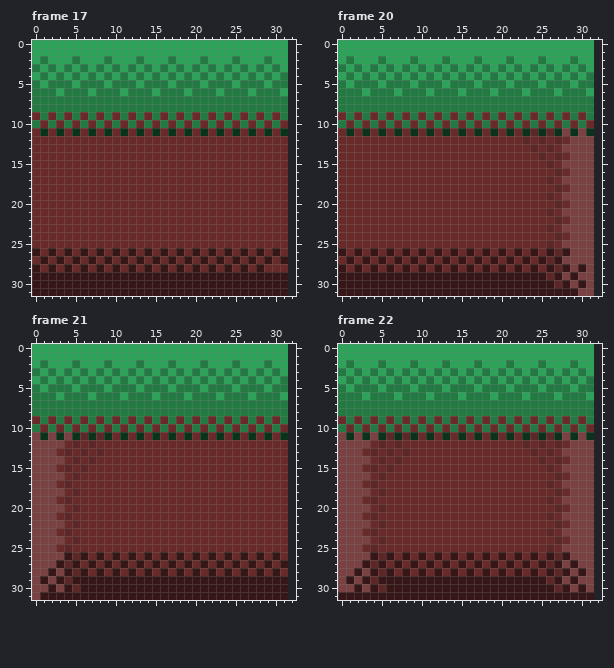
File history of a pixel-art file, Document/Map/Map2M.aseprite. Above is the file before it was changed.
32x32 pixels, 22 frames. Colours within 5 levels of each other are drawn and written as one. Shown: frame 17, frame 20, frame 21, frame 22. The old version is drawn lined up with the new one, on the new canvas. The commit also changed other frames, which this record leaves out.
The same view after the edit:
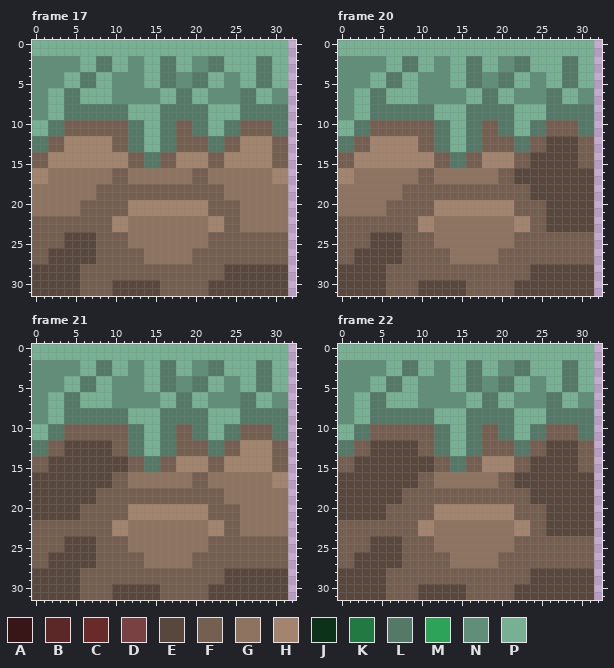
Palette (. is transparent): A #361616  B #5c2727  C #692a2a  D #794141  E #58473c  F #755f50  G #8e7361  H #a3846f  J #0c321a  K #227942  L #557967  M #2ca358  N #618e78  P #78b094
Diff:
canvas 32x32 -> 33x32
Changed rows in their new state; - is an unchanged pixel.
Frame 17:
first column x 0:
 0 PPPPPPPPPPPPPPPPPPPPPPPPPPPPPPPP
 1 PPPPPPPPPPPPPPPPPPPPPPPPPPPPPPPP
 2 NNNNNNPPLLPPNNPPLLPPNNLLPPPPLLPP
 3 NNNNNNPPLLPPNNPPLLPPNNLLPPPPLLPP
 4 NNNNPPLLPPNNNNPPLLNNLLPPNNPPLLPP
 5 NNNNPPLLPPNNNNPPLLNNLLPPNNPPLLPP
 6 NNPPLLPPPPNNNNNNPPLLPPNNNNLLPPNN
 7 NNPPLLPPPPNNNNNNPPLLPPNNNNLLPPNN
 8 NNPPLLLLLLLLPPPPLLLLLLPPPPLLLLLL
 9 NNPPLLLLLLLLPPPPLLLLLLPPPPLLLLLL
10 PPLLFFFFFFFFLLPPLLFFLLPPLLFFFFLL
11 PPLLFFFFFFFFLLPPLLFFLLPPLLFFFFLL
12 LLFFHHHHHHFFLLPPLLFFFFLLFFHHHHFF
13 LLFFHHHHHHFFLLPPLLFFFFLLFFHHHHFF
14 FFHHHHHHHHHHFFLLFFHHHHFFHHHHHHFF
15 FFHHHHHHHHHHFFLLFFHHHHFFHHHHHHFF
16 HHGGGGGGGGFFGGGGGGGGFFGGGGGGGGHH
17 HHGGGGGGGGFFGGGGGGGGFFGGGGGGGGHH
18 GGGGGGGGFFFFFFFFFFFFFFFFGGGGGGGG
19 GGGGGGGGFFFFFFFFFFFFFFFFGGGGGGGG
20 GGGGGGFFFFFFHHHHHHHHHHFFFFGGGGGG
21 GGGGGGFFFFFFHHHHHHHHHHFFFFGGGGGG
22 FFFFFFFFFFHHGGGGGGGGGGHHFFGGGGGG
23 FFFFFFFFFFHHGGGGGGGGGGHHFFGGGGGG
24 FFFFEEEEFFFFGGGGGGGGGGFFFFFFFFFF
25 FFFFEEEEFFFFGGGGGGGGGGFFFFFFFFFF
26 FFEEEEEEFFFFFFGGGGGGFFFFFFFFFFFF
27 FFEEEEEEFFFFFFGGGGGGFFFFFFFFFFFF
28 EEEEEEFFFFFFFFFFFFFFFFFFEEEEEEEE
29 EEEEEEFFFFFFFFFFFFFFFFFFEEEEEEEE
30 EEEEEEFFFFEEEEEEFFFFFFEEEEEEEEEE
31 EEEEEEFFFFEEEEEEFFFFFFEEEEEEEEEE
Frame 20:
first column x 0:
 0 PPPPPPPPPPPPPPPPPPPPPPPPPPPPPPPP
 1 PPPPPPPPPPPPPPPPPPPPPPPPPPPPPPPP
 2 NNNNNNPPLLPPNNPPLLPPNNLLPPPPLLPP
 3 NNNNNNPPLLPPNNPPLLPPNNLLPPPPLLPP
 4 NNNNPPLLPPNNNNPPLLNNLLPPNNPPLLPP
 5 NNNNPPLLPPNNNNPPLLNNLLPPNNPPLLPP
 6 NNPPLLPPPPNNNNNNPPLLPPNNNNLLPPNN
 7 NNPPLLPPPPNNNNNNPPLLPPNNNNLLPPNN
 8 NNPPLLLLLLLLPPPPLLLLLLPPPPLLLLLL
 9 NNPPLLLLLLLLPPPPLLLLLLPPPPLLLLLL
10 PPLLFFFFFFFFLLPPLLFFLLPPLLFFFFLL
11 PPLLFFFFFFFFLLPPLLFFLLPPLLFFFFLL
12 LLFFHHHHHHFFLLPPLLFFFFLLFFEEEEFF
13 LLFFHHHHHHFFLLPPLLFFFFLLFFEEEEFF
14 FFHHHHHHHHHHFFLLFFHHHHFFEEEEEEFF
15 FFHHHHHHHHHHFFLLFFHHHHFFEEEEEEFF
16 HHGGGGGGGGFFGGGGGGGGFFEEEEEEEEEE
17 HHGGGGGGGGFFGGGGGGGGFFEEEEEEEEEE
18 GGGGGGGGFFFFFFFFFFFFFFFFEEEEEEEE
19 GGGGGGGGFFFFFFFFFFFFFFFFEEEEEEEE
20 GGGGGGFFFFFFHHHHHHHHHHFFFFEEEEEE
21 GGGGGGFFFFFFHHHHHHHHHHFFFFEEEEEE
22 FFFFFFFFFFHHGGGGGGGGGGHHFFEEEEEE
23 FFFFFFFFFFHHGGGGGGGGGGHHFFEEEEEE
24 FFFFEEEEFFFFGGGGGGGGGGFFFFFFFFFF
25 FFFFEEEEFFFFGGGGGGGGGGFFFFFFFFFF
26 FFEEEEEEFFFFFFGGGGGGFFFFFFFFFFFF
27 FFEEEEEEFFFFFFGGGGGGFFFFFFFFFFFF
28 EEEEEEFFFFFFFFFFFFFFFFFFEEEEEEEE
29 EEEEEEFFFFFFFFFFFFFFFFFFEEEEEEEE
30 EEEEEEFFFFEEEEEEFFFFFFEEEEEEEEEE
31 EEEEEEFFFFEEEEEEFFFFFFEEEEEEEEEE
Frame 21:
first column x 0:
 0 PPPPPPPPPPPPPPPPPPPPPPPPPPPPPPPP
 1 PPPPPPPPPPPPPPPPPPPPPPPPPPPPPPPP
 2 NNNNNNPPLLPPNNPPLLPPNNLLPPPPLLPP
 3 NNNNNNPPLLPPNNPPLLPPNNLLPPPPLLPP
 4 NNNNPPLLPPNNNNPPLLNNLLPPNNPPLLPP
 5 NNNNPPLLPPNNNNPPLLNNLLPPNNPPLLPP
 6 NNPPLLPPPPNNNNNNPPLLPPNNNNLLPPNN
 7 NNPPLLPPPPNNNNNNPPLLPPNNNNLLPPNN
 8 NNPPLLLLLLLLPPPPLLLLLLPPPPLLLLLL
 9 NNPPLLLLLLLLPPPPLLLLLLPPPPLLLLLL
10 PPLLFFFFFFFFLLPPLLFFLLPPLLFFFFLL
11 PPLLFFFFFFFFLLPPLLFFLLPPLLFFFFLL
12 LLFFEEEEEEFFLLPPLLFFFFLLFFHHHHFF
13 LLFFEEEEEEFFLLPPLLFFFFLLFFHHHHFF
14 FFEEEEEEEEEEFFLLFFHHHHFFHHHHHHFF
15 FFEEEEEEEEEEFFLLFFHHHHFFHHHHHHFF
16 EEEEEEEEEEFFGGGGGGGGFFGGGGGGGGHH
17 EEEEEEEEEEFFGGGGGGGGFFGGGGGGGGHH
18 EEEEEEEEFFFFFFFFFFFFFFFFGGGGGGGG
19 EEEEEEEEFFFFFFFFFFFFFFFFGGGGGGGG
20 EEEEEEFFFFFFHHHHHHHHHHFFFFGGGGGG
21 EEEEEEFFFFFFHHHHHHHHHHFFFFGGGGGG
22 FFFFFFFFFFHHGGGGGGGGGGHHFFGGGGGG
23 FFFFFFFFFFHHGGGGGGGGGGHHFFGGGGGG
24 FFFFEEEEFFFFGGGGGGGGGGFFFFFFFFFF
25 FFFFEEEEFFFFGGGGGGGGGGFFFFFFFFFF
26 FFEEEEEEFFFFFFGGGGGGFFFFFFFFFFFF
27 FFEEEEEEFFFFFFGGGGGGFFFFFFFFFFFF
28 EEEEEEFFFFFFFFFFFFFFFFFFEEEEEEEE
29 EEEEEEFFFFFFFFFFFFFFFFFFEEEEEEEE
30 EEEEEEFFFFEEEEEEFFFFFFEEEEEEEEEE
31 EEEEEEFFFFEEEEEEFFFFFFEEEEEEEEEE
Frame 22:
first column x 0:
 0 PPPPPPPPPPPPPPPPPPPPPPPPPPPPPPPP
 1 PPPPPPPPPPPPPPPPPPPPPPPPPPPPPPPP
 2 NNNNNNPPLLPPNNPPLLPPNNLLPPPPLLPP
 3 NNNNNNPPLLPPNNPPLLPPNNLLPPPPLLPP
 4 NNNNPPLLPPNNNNPPLLNNLLPPNNPPLLPP
 5 NNNNPPLLPPNNNNPPLLNNLLPPNNPPLLPP
 6 NNPPLLPPPPNNNNNNPPLLPPNNNNLLPPNN
 7 NNPPLLPPPPNNNNNNPPLLPPNNNNLLPPNN
 8 NNPPLLLLLLLLPPPPLLLLLLPPPPLLLLLL
 9 NNPPLLLLLLLLPPPPLLLLLLPPPPLLLLLL
10 PPLLFFFFFFFFLLPPLLFFLLPPLLFFFFLL
11 PPLLFFFFFFFFLLPPLLFFLLPPLLFFFFLL
12 LLFFEEEEEEFFLLPPLLFFFFLLFFEEEEFF
13 LLFFEEEEEEFFLLPPLLFFFFLLFFEEEEFF
14 FFEEEEEEEEEEFFLLFFHHHHFFEEEEEEFF
15 FFEEEEEEEEEEFFLLFFHHHHFFEEEEEEFF
16 EEEEEEEEEEFFGGGGGGGGFFEEEEEEEEEE
17 EEEEEEEEEEFFGGGGGGGGFFEEEEEEEEEE
18 EEEEEEEEFFFFFFFFFFFFFFFFEEEEEEEE
19 EEEEEEEEFFFFFFFFFFFFFFFFEEEEEEEE
20 EEEEEEFFFFFFHHHHHHHHHHFFFFEEEEEE
21 EEEEEEFFFFFFHHHHHHHHHHFFFFEEEEEE
22 FFFFFFFFFFHHGGGGGGGGGGHHFFEEEEEE
23 FFFFFFFFFFHHGGGGGGGGGGHHFFEEEEEE
24 FFFFEEEEFFFFGGGGGGGGGGFFFFFFFFFF
25 FFFFEEEEFFFFGGGGGGGGGGFFFFFFFFFF
26 FFEEEEEEFFFFFFGGGGGGFFFFFFFFFFFF
27 FFEEEEEEFFFFFFGGGGGGFFFFFFFFFFFF
28 EEEEEEFFFFFFFFFFFFFFFFFFEEEEEEEE
29 EEEEEEFFFFFFFFFFFFFFFFFFEEEEEEEE
30 EEEEEEFFFFEEEEEEFFFFFFEEEEEEEEEE
31 EEEEEEFFFFEEEEEEFFFFFFEEEEEEEEEE
Boxes around the changes in both pictures, in picture pixels (x1, y1, x2, y2):
changed: (32, 40, 288, 296)
changed: (338, 40, 594, 296)
changed: (32, 344, 288, 600)
changed: (338, 344, 594, 600)
